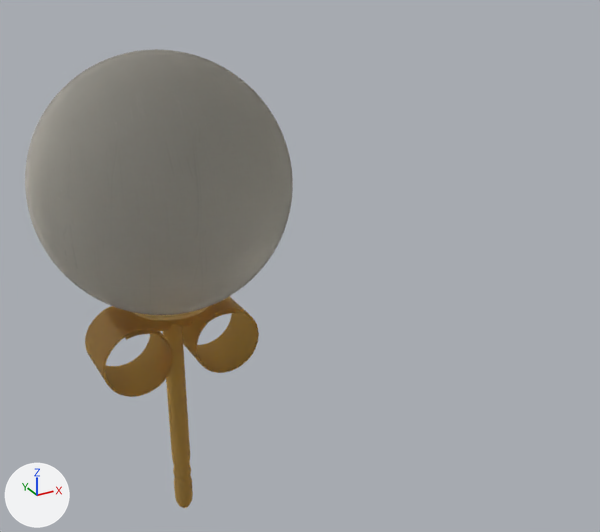
The glTF model src/Pages/Customize/Configurator/models/Accessories/Unisex/earring.glb as it was, and as the next commit left it.
Both versions are drawn from a 50 mm lens placed at (-0.269, -0.782, 0.356), pointed at (0.169, 0.015, -0.042). Arrows for +X, +Y and +Z are at lower left; the lights stay in place. Vertices at the same position are counted once.

Before the edit, the objects in view are built like this:
```python
me_11757_earings_v1_l2 = bpy.data.meshes.new('11757_Earings_v1_L2')
me_11757_earings_v1_l2.from_pydata(...)  # 10151 vertices, 20176 faces; spans x -0.089..0.089, y -0.048..0.048, z -0.321..-0.037
me_11757_earings_v1_l2.materials.append(mat_gold)  # orange #daae4d
me_11757_earings_v1_l2_001 = bpy.data.meshes.new('11757_Earings_v1_L2.001')
me_11757_earings_v1_l2_001.from_pydata(...)  # 6421 vertices, 12720 faces; spans x -0.133..0.133, y -0.133..0.133, z -0.037..0.224
me_11757_earings_v1_l2_001.materials.append(mat_pearl)  # picture img_11757_earings_v1_diffuse
ob_bead = bpy.data.objects.new('bead', me_11757_earings_v1_l2_001)
ob_bead.location = (0.0, 0.0, 0.0)
ob_extension = bpy.data.objects.new('extension', me_11757_earings_v1_l2)
ob_extension.location = (0.0, 0.0, 0.0)
```
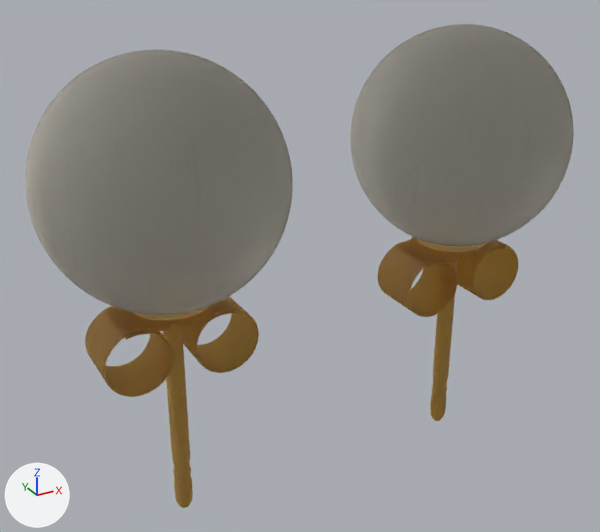
The newer file is also rescaled (x0.781), turned or shifted as a whole; pictures and numbers use the older file's frame.

What the commit changed:
me_11757_earings_v1_l2 has 10151 vertices, 20176 faces and spans x -0.089..0.089, y -0.048..0.048, z -0.321..-0.037.
me_11757_earings_v1_l2 is used by ob_extension; location (0.0, 0.0, 0.0).
me_11757_earings_v1_l2 part 1: the loose piece of 6181 vertices spanning x -0.046..0.046, y -0.046..0.046, z -0.321..-0.037 is copied, and the copy is moved by (0.384, 0.0, 0.0); it spans x 0.338..0.429, y -0.046..0.046, z -0.321..-0.037.
me_11757_earings_v1_l2 part 2: the loose piece of 3970 vertices spanning x -0.089..0.089, y -0.048..0.048, z -0.128..-0.049 is copied, and the copy is moved by (0.384, 0.0, 0.0); it spans x 0.295..0.473, y -0.048..0.048, z -0.128..-0.049.
me_11757_earings_v1_l2_001 has 6421 vertices, 12720 faces and spans x -0.133..0.133, y -0.133..0.133, z -0.037..0.224.
me_11757_earings_v1_l2_001 is used by ob_bead; location (0.0, 0.0, 0.0).
me_11757_earings_v1_l2_001 part 3: the loose piece of 6421 vertices spanning x -0.133..0.133, y -0.133..0.133, z -0.037..0.224 is copied, and the copy is moved by (0.384, 0.0, 0.0); it spans x 0.25..0.517, y -0.133..0.133, z -0.037..0.224.

Location of each change, (x1, y1, x2, y2) in pixels of the pictures (600 x 532 px):
'bead', reshaped (104% wider, 9% taller): before (25, 49, 293, 315); after (25, 24, 574, 315)
'extension', reshaped (148% wider, 28% taller): before (85, 296, 259, 508); after (85, 236, 518, 508)
part 1 of me_11757_earings_v1_l2, added (brown): after (416, 238, 486, 421)
part 2 of me_11757_earings_v1_l2, added (brown): after (377, 236, 518, 317)
part 3 of me_11757_earings_v1_l2_001, added: after (350, 24, 574, 246)
